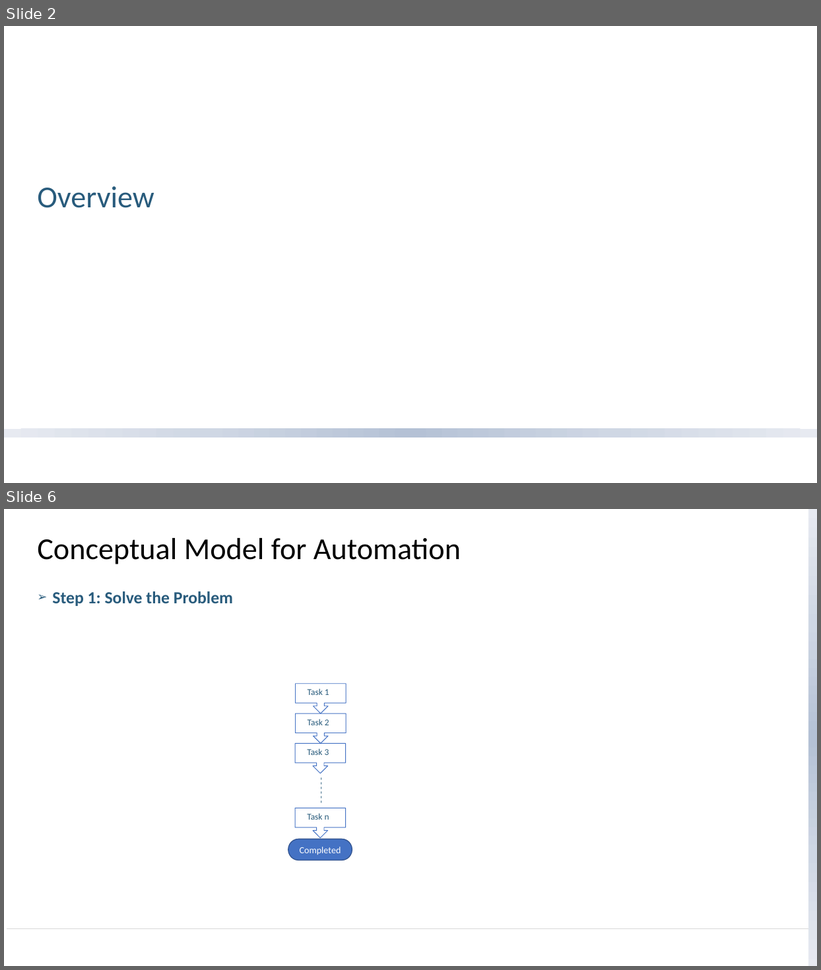
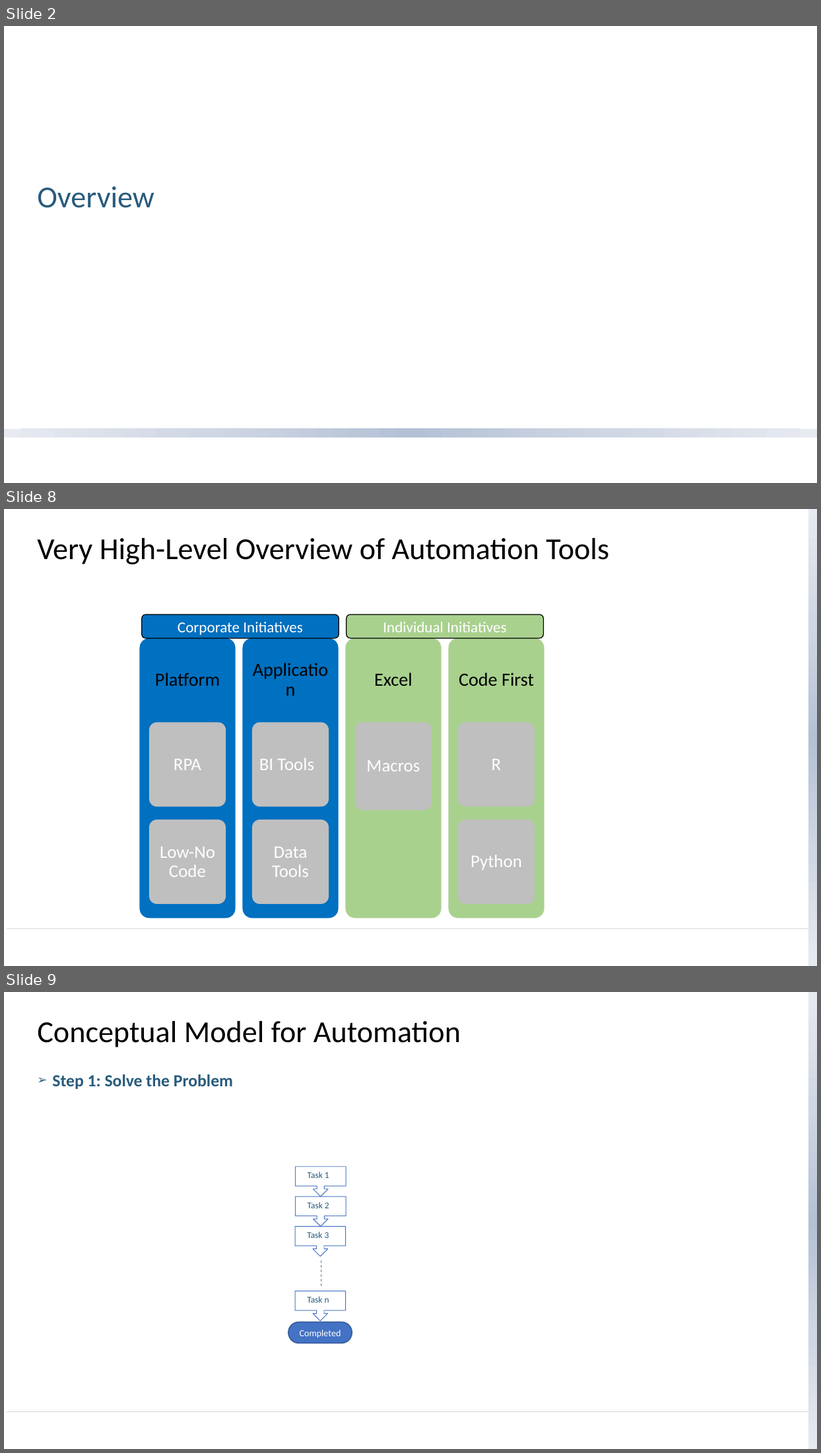
Before and after one commit to newtpm/iia-birmingham, a slide deck: Bravery - Brilliantly Lazy (Automation).pptx. Shown one above the other, each under a label of ours: slides 2 and 6 before the commit, slides 2, 8 and 9 after it; the slides between them are not shown. The pictures are 821x970 and 821x1453 pixels, drawn with LibreOffice and Linux fonts; fonts in the diff are those of the drawing; background and template pictures are left out. Boxes give left, top, right and bottom in pixels: in the first picture for what was removed or moved away, otherwise in the second. Text is boxed around its words. In the diff, an @@ line names an element or a change of style, - is before the commit and + after.

Commit message:
platforms added

```diff
--- a/Bravery - Brilliantly Lazy (Automation).pptx
+++ b/Bravery - Brilliantly Lazy (Automation).pptx
@@ slide 8 added at [4,509,817,966], background #FFFFFF; not listed: 2 template elements that a slide beside it also shows @@
@@ title added at [37,538,609,564], 36 pt, text #000000 @@
+Very High-Level Overview of Automation Tools
@@ rounded rectangle added at [142,615,339,638], fill #0070C0, outline #000000 1 pt, 18 pt, text #FFFFFF @@
+Corporate Initiatives
@@ rounded rectangle added at [347,615,544,638], fill #A9D18E, outline #000000 1 pt, 18 pt, text #FFFFFF @@
+Individual Initiatives
@@ group added at [139,638,545,918]: 11 rounded rectangles, 11 texts @@
+Platform
+RPA
+Low-No Code
+Application
+BI Tools
+Data Tools
+Excel
+Macros
+Code First
+R
+Python
@@ what was slide 6 is now slide 9 @@
```
Also in this commit, not shown: 3 slides changed, 4 other slides added, 1 slide removed, 2 other files.
